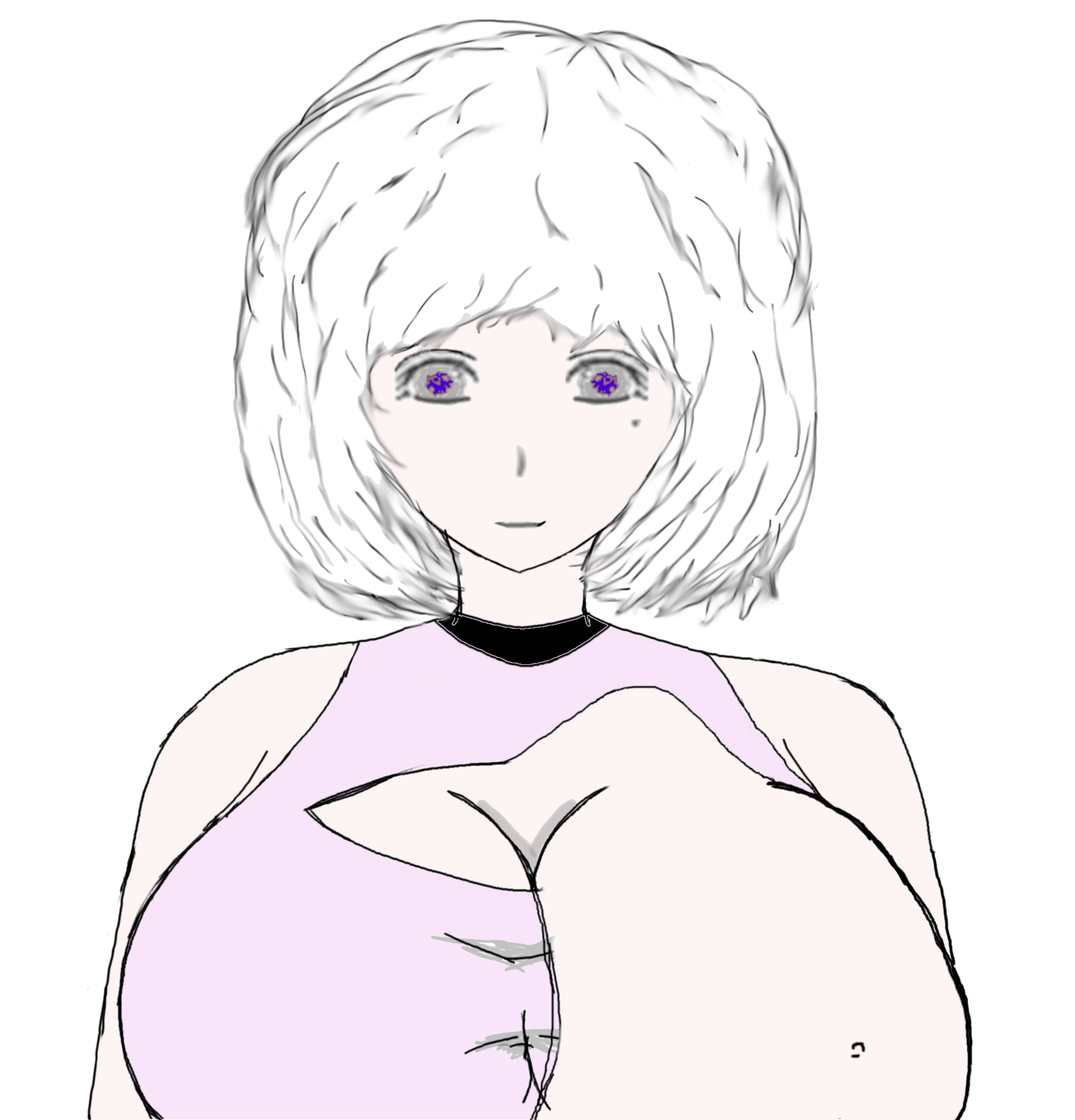
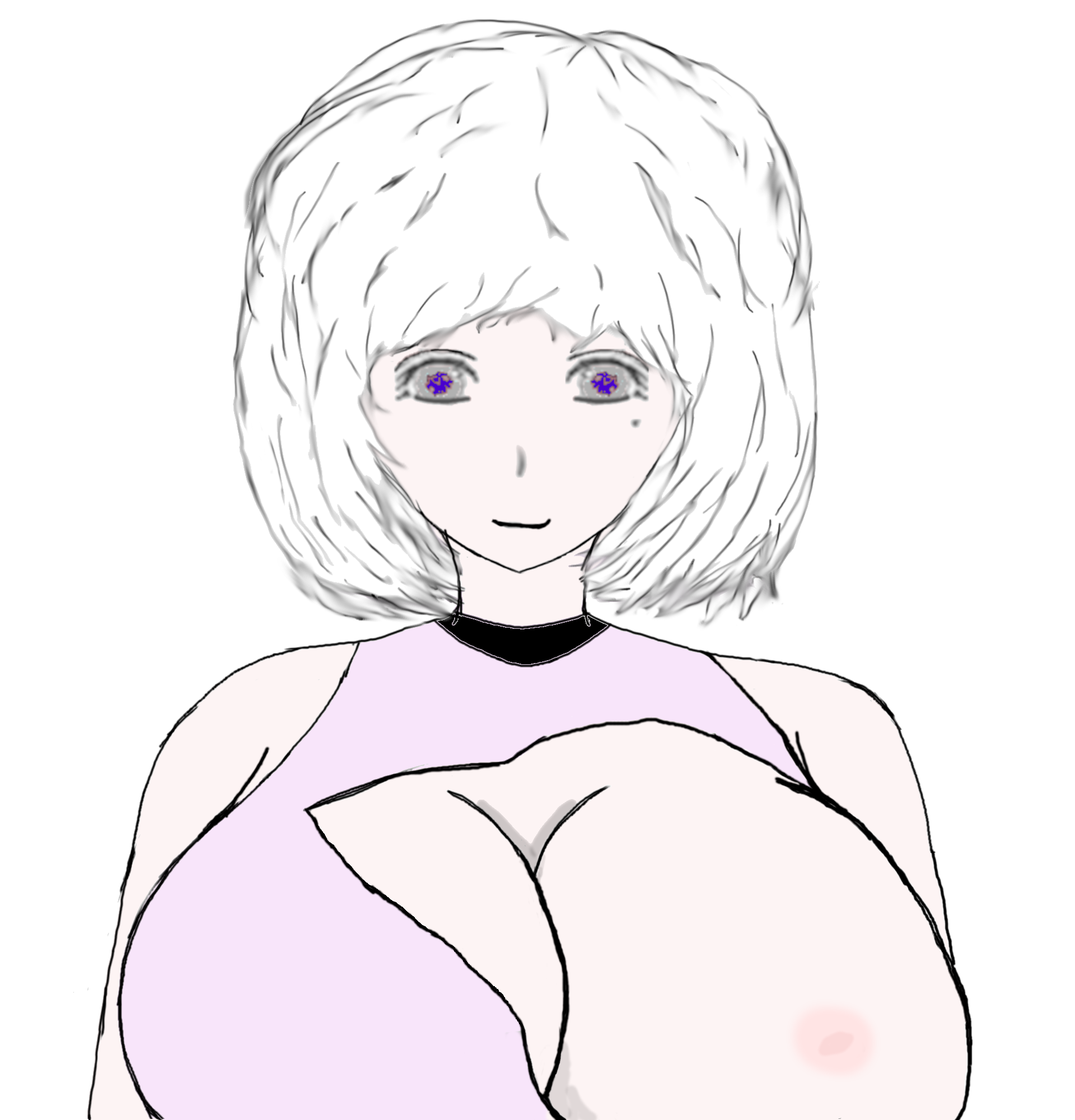
Revision of a layered 1075 × 1120 image; what changed, layer by layer:
painted on "Background" over [122, 517, 966, 1120]
